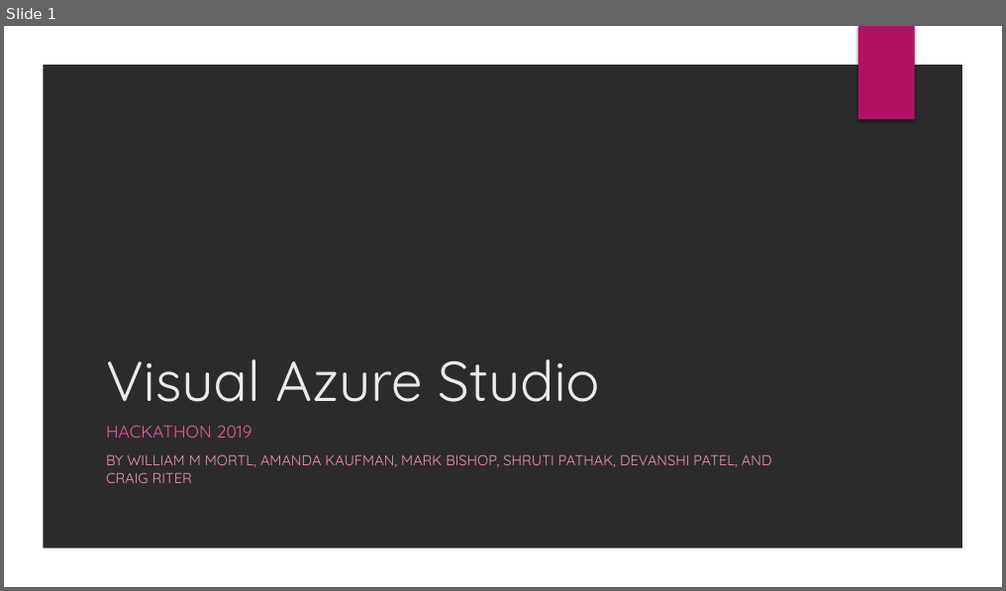
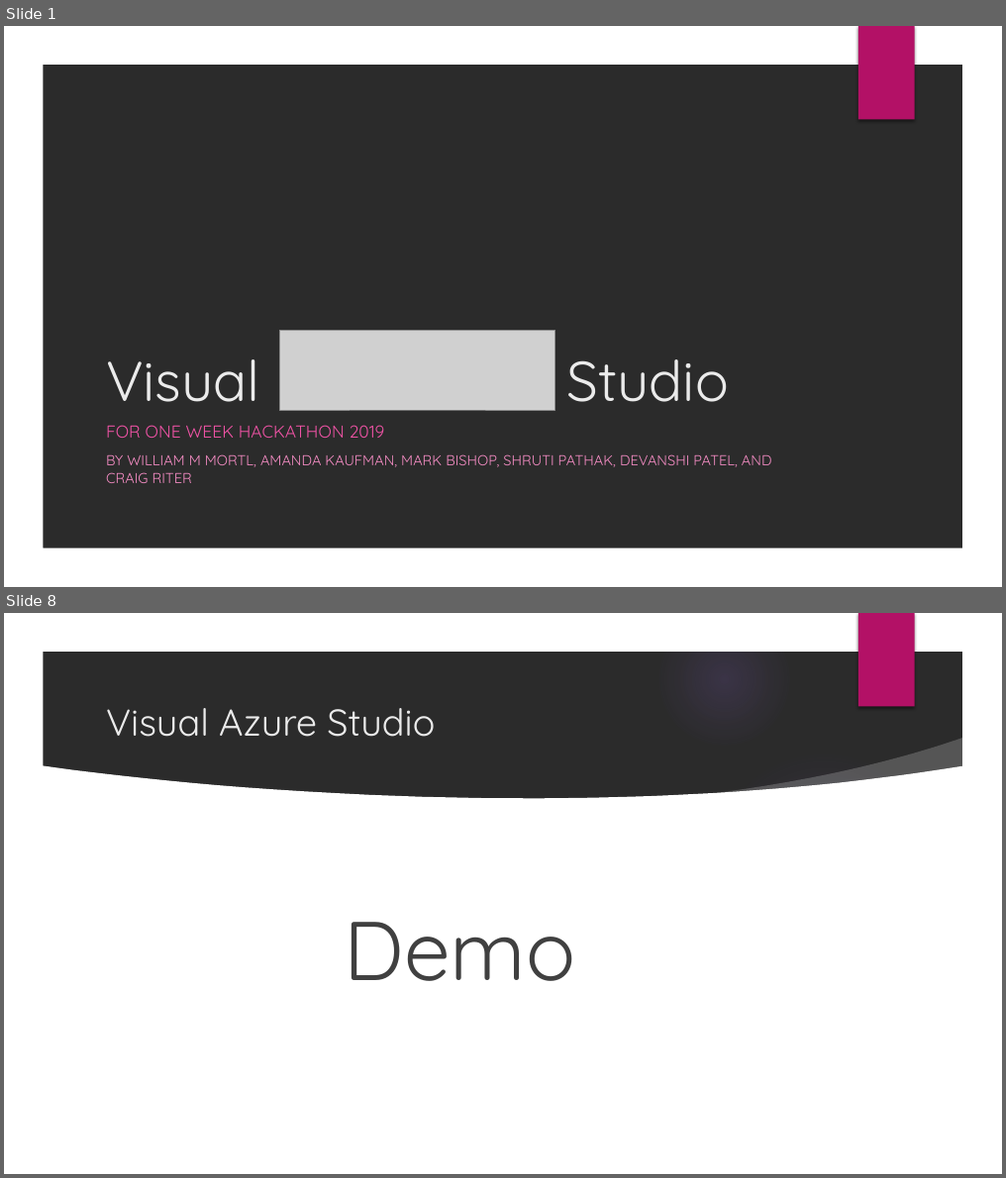
Before and after one commit to WilliamMortlMicrosoft/VisualAzureStudio, a slide deck: doc/VisualAzureStudio.pptx. Shown one above the other, each under a label of ours: slide 1 before the commit, slides 1 and 8 after it; the slides between them are not shown. The pictures are 1006x591 and 1006x1178 pixels, drawn with LibreOffice and Linux fonts; fonts in the diff are those of the drawing; grey boxes stand for pictures; background and template pictures are left out; a plain dark background stands for a picture behind light text. Boxes give left, top, right and bottom in pixels: in the first picture for what was removed or moved away, otherwise in the second. Text is boxed around its words. In the diff, an @@ line names an element or a change of style, - is before the commit and + after.

```diff
--- a/doc/VisualAzureStudio.pptx
+++ b/doc/VisualAzureStudio.pptx
@@ slide 8 added at (4,613,1002,1174), background picture (left out); not listed: 2 template elements that a slide beside it also shows @@
@@ title added at (106,708,435,737), 36 pt, text #EBEBEB @@
+Visual Azure Studio
@@ group added at (4,614,971,1174): 5 ellipses, 2 freeform shapes @@
@@ text added at (344,922,575,981), 80 pt, text #404040 @@
+Demo
@@ slide 1 changed as well @@
@@ picture added at (279,331,555,411) @@
@@ title at (106,360,728,402): text changed @@
-Visual Azure Studio
+Visual Studio
@@ subtitle at (106,425,385,438): text changed @@
-HACKATHON 2019
+FOR ONE WEEK HACKATHON 2019
```
Also in this commit, not shown: 9 other slides added, 1 other file.
